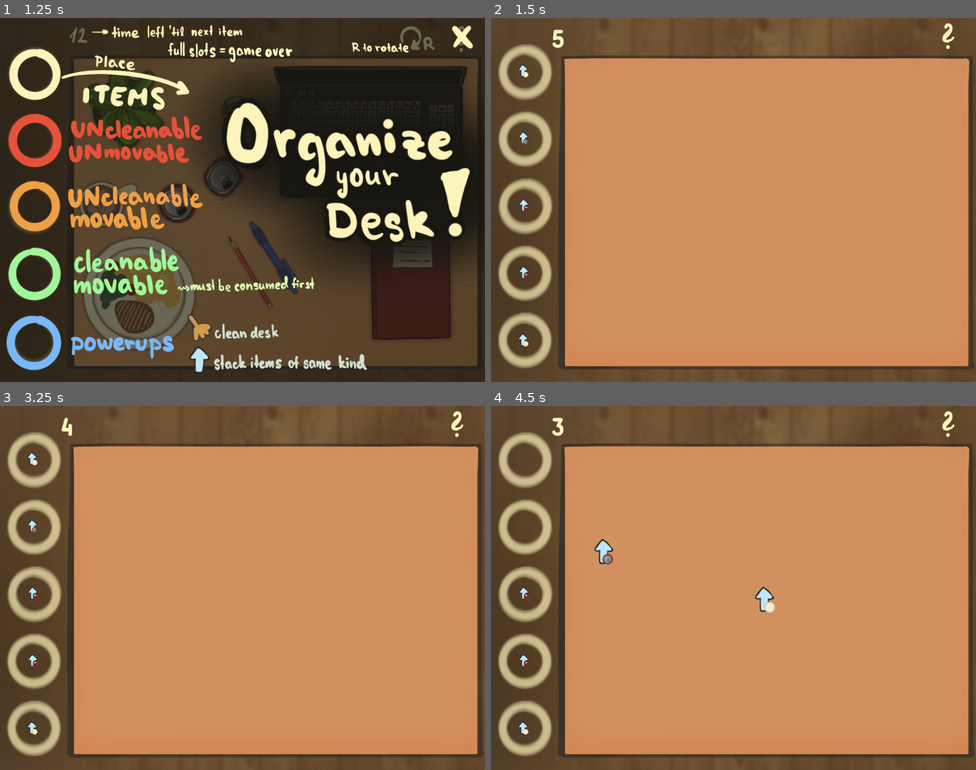
Above: before the commit, frames 1-4 (two rows, left to right).
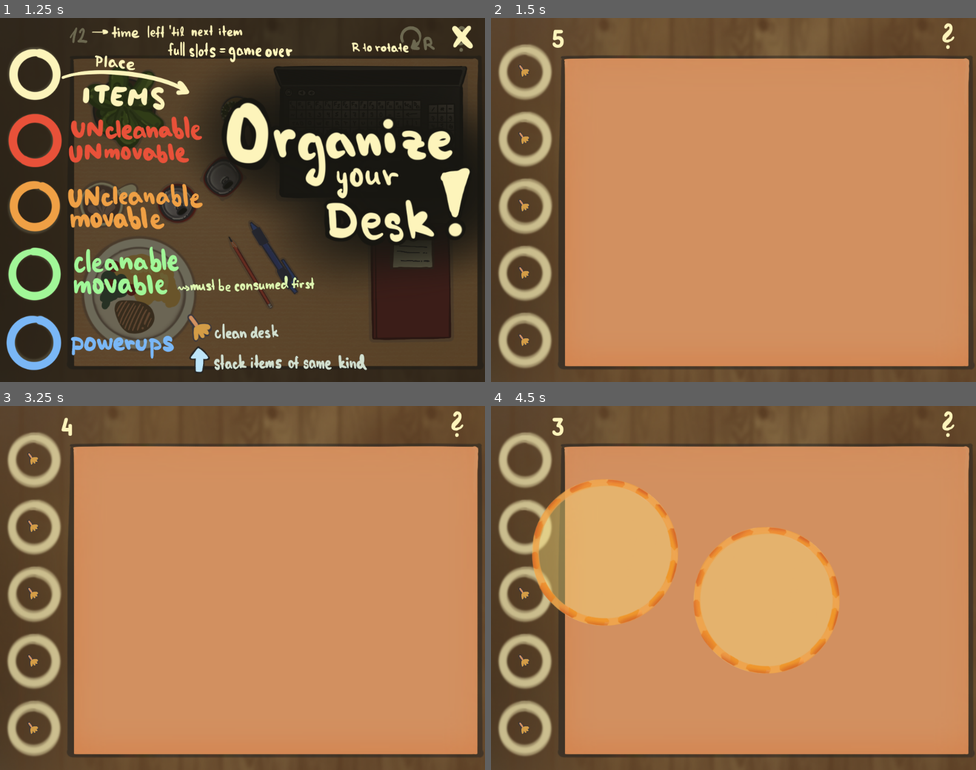
Above: after the commit, the same moments.

Repository: Nekaque/GJTraining
Game: Godot game, scene res://scenes/menu.tscn
Same seed, same stepped clock (60 frames per second), same inputs: the game is played once before the commit and once after it.
Inputs (mouse positions are in pixels of both pictures, inside the frame that each line leads up to):
- Up to frame 1 (1.25 s): click (242, 167) at 0.5 s
- Up to frame 2 (1.5 s): click (951, 36) at 1.25 s
- Up to frame 3 (3.25 s): click (460, 424) at 2 s; click (460, 424) at 2.75 s
- Up to frame 4 (4.5 s): tap Enter at 3.5 s; drag from (524, 460) to (767, 598) at 3.52 s; drag from (524, 529) to (767, 598) at 4.27 s

Frame 1 is identical in both runs. In frame 2, 0.3% of the frame differs, in the area x 5-8%, y 12-91%; in frame 3, 0.3%; in frame 4, 19%, in the area x 5-72%, y 20-91%.

Commit message:
cleanup added

Diff:
--- a/assets/animations.tres
+++ b/assets/animations.tres
@@ -1,7 +1,8 @@
-[gd_resource type="SpriteFrames" load_steps=22 format=3 uid="uid://i3q5stne2j80"]
+[gd_resource type="SpriteFrames" load_steps=25 format=3 uid="uid://i3q5stne2j80"]
 
 [ext_resource type="Texture2D" uid="uid://dp26t5k7f8ffo" path="res://assets/items_temp.png" id="1_m1nji"]
 [ext_resource type="Texture2D" uid="uid://cey6uysj2hssl" path="res://assets/upgrades.png" id="2_ftkoa"]
+[ext_resource type="Texture2D" uid="uid://c4exv7ai6t7d" path="res://assets/cleanup.png" id="3_avmjv"]
 
 [sub_resource type="AtlasTexture" id="AtlasTexture_uuog8"]
 atlas = ExtResource("1_m1nji")
@@ -30,6 +31,14 @@
 [sub_resource type="AtlasTexture" id="AtlasTexture_eq58q"]
 atlas = ExtResource("2_ftkoa")
 region = Rect2(66, 0, 62, 72)
+
+[sub_resource type="AtlasTexture" id="AtlasTexture_nth6l"]
+atlas = ExtResource("1_m1nji")
+region = Rect2(21, 1816, 61, 69)
+
+[sub_resource type="AtlasTexture" id="AtlasTexture_tajd0"]
+atlas = ExtResource("3_avmjv")
+region = Rect2(0, 0, 388, 388)
 
 [sub_resource type="AtlasTexture" id="AtlasTexture_tw6oh"]
 atlas = ExtResource("1_m1nji")
@@ -128,6 +137,17 @@
 "speed": 5.0
 }, {
 "frames": [{
+"duration": 0.01,
+"texture": SubResource("AtlasTexture_nth6l")
+}, {
+"duration": 1.0,
+"texture": SubResource("AtlasTexture_tajd0")
+}],
+"loop": false,
+"name": &"cleanup",
+"speed": 5.0
+}, {
+"frames": [{
 "duration": 1.0,
 "texture": SubResource("AtlasTexture_tw6oh")
 }, {
--- a/scenes/item.tscn
+++ b/scenes/item.tscn
@@ -38,7 +38,7 @@
 
 [node name="Sprite" type="AnimatedSprite2D" parent="."]
 sprite_frames = ExtResource("1_4gq7n")
-animation = &"can_up"
+animation = &"cleanup"
 
 [node name="TableColider" type="Area2D" parent="."]
 
--- a/scripts/item.gd
+++ b/scripts/item.gd
@@ -5,8 +5,9 @@
 var init_pos = null
 var on_table = false
 var from = -1
-var animations = ['steak', 'book', 'coffee', 'can', 'pc', 'cactus', 'pencil', 'pen', 'plant', 'steak_up','book_up', 'coffee_up', 'can_up']
-@onready var colliders = [$PlateCollider, $BookCollider, $CoffeeCollider, $CanCollider, $PcCollider, $CactusCollider, $PencilCollider, $PenCollider, $PlantCollider, $CoffeeCollider, $CoffeeCollider,$CoffeeCollider,$CoffeeCollider]
+var animations = ['steak', 'book', 'coffee', 'can', 'pc', 'cactus', 'pencil', 'pen', 'plant', 'steak_up','book_up', 'coffee_up', 'can_up', 'cleanup']
+@onready var colliders = [$PlateCollider, $BookCollider, $CoffeeCollider, $CanCollider, $PcCollider, $CactusCollider, $PencilCollider,
+$PenCollider, $PlantCollider, $CoffeeCollider, $CoffeeCollider,$CoffeeCollider,$CoffeeCollider, $CoffeeCollider]
 @onready var sprite = $Sprite
 var type = -1
 var hover = load("res://assets/buttons/hand_hover.png")
@@ -49,6 +50,12 @@
 	from = i
 	type = num
 
+func animate(): sprite.play()
+
+func first_frame():
+	sprite.play()
+	sprite.pause()
+
 func placed():
 	from = -1
 	movable = false
--- a/scripts/main.gd
+++ b/scripts/main.gd
@@ -9,7 +9,7 @@
 var time
 var scale
 var random = RandomNumberGenerator.new()
-var probs = [0, 0, 0, 0, 0, 0, 0, 0 ,0, 1, 1, 1,1]
+var probs = [0, 0, 0, 0, 0, 0, 0, 0 ,0, 1, 1, 1,1, 100]
 var shake = false
 var holding = load("res://assets/buttons/hand_holding.png")
 var default = load("res://assets/buttons/hand_default.png")
@@ -82,6 +82,7 @@
 							dragging = it
 							dragging.global_scale = scale
 							Input.set_custom_mouse_cursor(holding)
+							if dragging.type == 13: dragging.animate()
 							break
 						else: shaking()
 		elif dragging:
@@ -89,6 +90,7 @@
 			if Coll.collisions >= 1 or !dragging.on_table:
 				dragging.position = dragging.init_pos
 				if (dragging.from >= 0): dragging.global_scale = Vector2(0.4,0.4)
+				if (dragging.type == 13): dragging.first_frame()
 				dragging = null
 			else:
 				dragging.init_pos = dragging.position
Binary file added: assets/cleanup.png
Not shown, added: assets/cleanup.png.import
